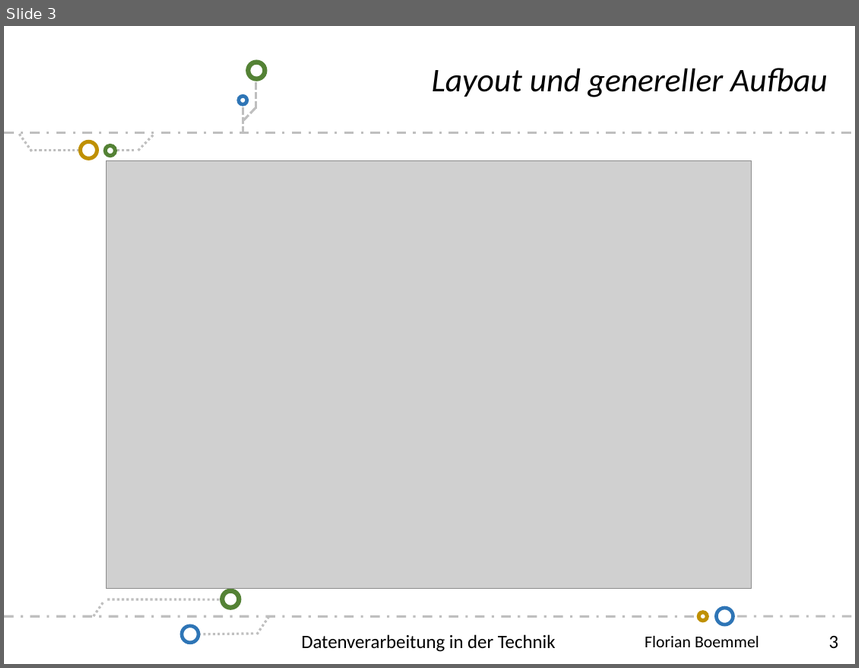
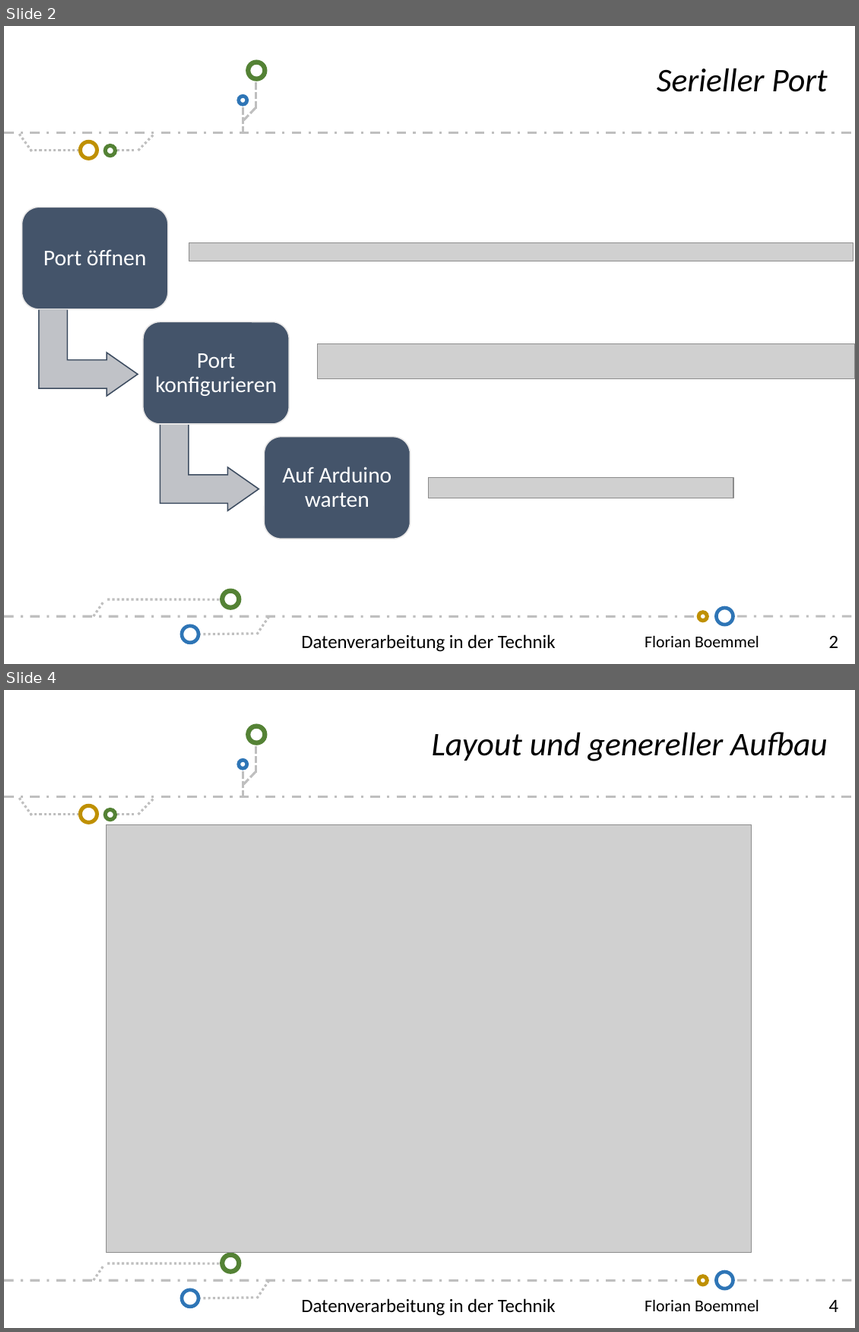
Before and after one commit to scd42636/DT_WS1718_02_StarCar, a slide deck: dokumentation/bof31844/Folien-Florian-Boemmel.pptx. Shown one above the other, each under a label of ours: slide 3 before the commit, slides 2 and 4 after it; the slides between them are not shown. The pictures are 859x668 and 859x1332 pixels, drawn with LibreOffice and Linux fonts; fonts in the diff are those of the drawing; grey boxes stand for pictures; background and template pictures are left out. Boxes give left, top, right and bottom in pixels: in the first picture for what was removed or moved away, otherwise in the second. Text is boxed around its words. In the diff, an @@ line names an element or a change of style, - is before the commit and + after.

```diff
--- a/dokumentation/bof31844/Folien-Florian-Boemmel.pptx
+++ b/dokumentation/bof31844/Folien-Florian-Boemmel.pptx
@@ slide 2 added at [4, 26, 855, 664], background #FFFFFF; not listed: 24 template elements that a slide beside it also shows @@
@@ text added at [657, 68, 827, 92], 28 pt, text #000000, italic @@
+Serieller Port
@@ picture added at [189, 243, 854, 262] @@
@@ picture added at [317, 344, 855, 379] @@
@@ group added at [22, 208, 411, 539]: 3 rounded rectangles, 3 texts, 2 bent up arrows @@
+Port öffnen
+Port konfigurieren
+Auf Arduino warten
@@ picture added at [429, 478, 734, 499] @@
@@ text added at [301, 635, 556, 652], 16 pt, text #000000 @@
+Datenverarbeitung in der Technik
@@ what was slide 3 is now slide 4 @@
@@ page number at [829, 1300, 839, 1312]: text changed @@
-3
+4
```
Also in this commit, not shown: 4 slides changed, 1 other slide added, 2 other files.
